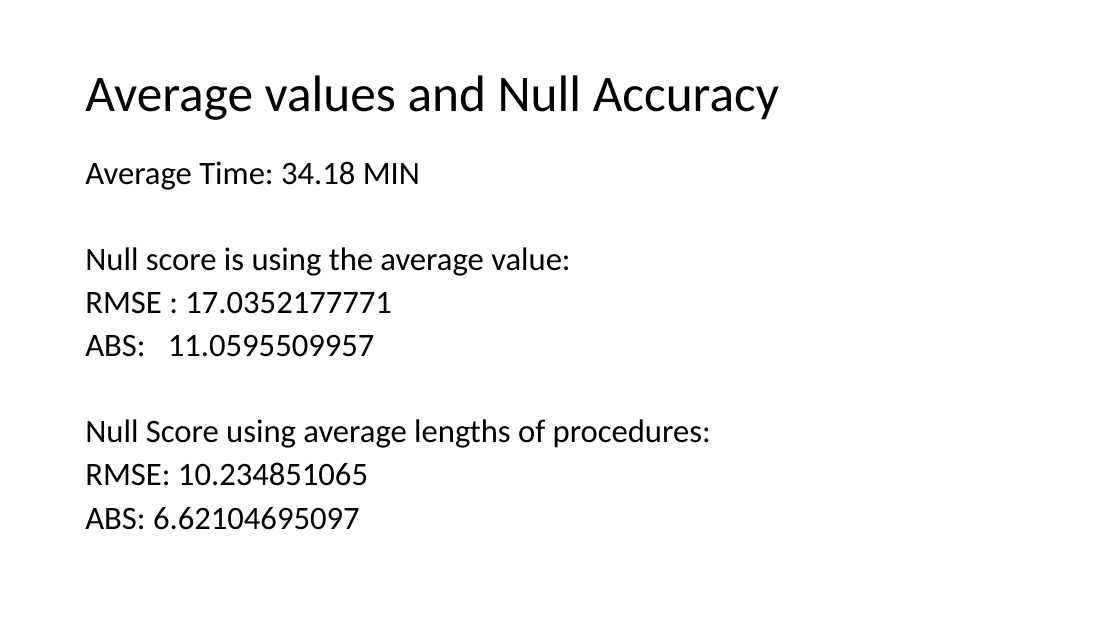
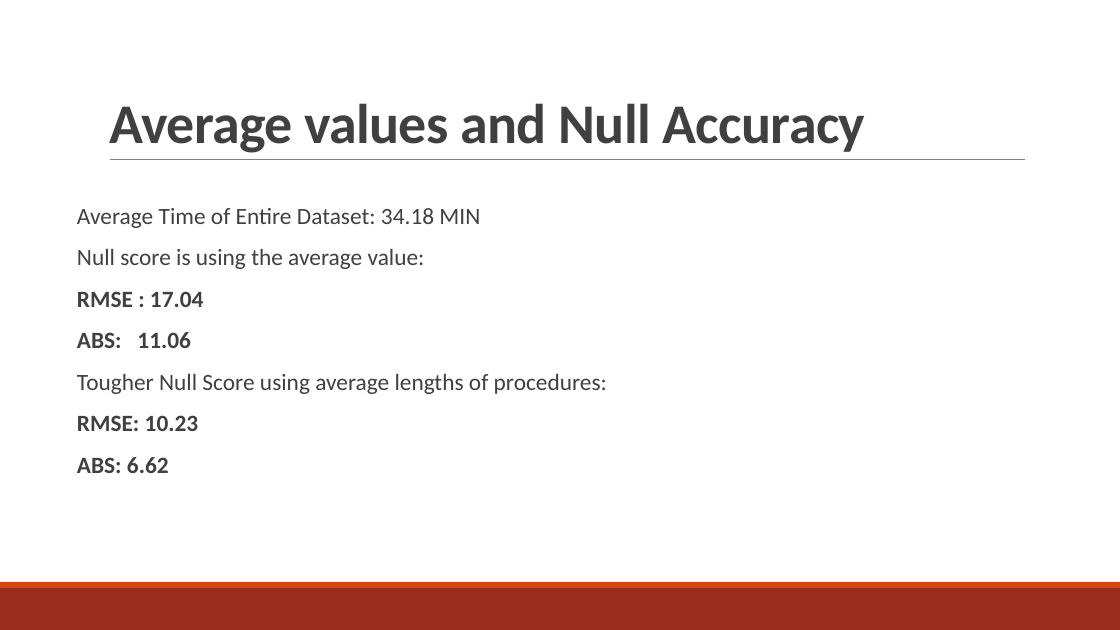
Before and after one commit to j-v-k/sfdat28, a slide deck: slide 13 of JVK-HOS Project/PREDICTING _PROCEDURE _TIMES.pptx (slide 9 before the commit). Drawn at 1120x630 pixels with LibreOffice and Linux fonts; fonts in the diff are those of the drawing. Boxes give left, top, right and bottom in pixels: in the first picture for what was removed or moved away, otherwise in the second. Text is boxed around its words. In the diff, an @@ line names an element or a change of style, - is before the commit and + after.

```diff
--- a/JVK-HOS Project/PREDICTING _PROCEDURE _TIMES.pptx
+++ b/JVK-HOS Project/PREDICTING _PROCEDURE _TIMES.pptx
@@ title "Average values and Null Accuracy" moved from (x1=85, y1=75, x2=779, y2=120) to (x1=109, y1=103, x2=866, y2=153) @@
@@ title "Average values and Null Accuracy" at (x1=109, y1=103, x2=866, y2=153): size 44 to 48 pt, text colour #000000 to #404040, letter spacing 0 to -0.5 pt, bold on; line spacing 0.9 to 0.85; vertical alignment middle to bottom @@
@@ line added from (110, 160) to (1026, 160), #808080 0.5 pt @@
@@ text at (x1=77, y1=208, x2=480, y2=228): text changed; size 28 to 20 pt; text colour #000000 to #404040 @@
-Average Time: 34.18 MIN
+Average Time of Entire Dataset: 34.18 MIN
@@ text at (x1=77, y1=249, x2=425, y2=269): size 28 to 20 pt, text colour #000000 to #404040 in "Null score is using the average value:"; line spacing 0.8 to 0.9; more space between paragraphs @@
@@ text at (x1=77, y1=291, x2=607, y2=473): text changed; size 28 to 20 pt; text colour #000000 to #404040 @@
-RMSE : 17.0352177771
-ABS: 11.0595509957
-Null Score using average lengths of procedures:
-RMSE: 10.234851065
-ABS: 6.62104695097
+RMSE : 17.04
+ABS: 11.06
+Tougher Null Score using average lengths of procedures:
+RMSE: 10.23
+ABS: 6.62
@@ rectangle added at (x1=0, y1=588, x2=1120, y2=630), fill #9B2D1F @@
@@ rectangle added at (x1=0, y1=582, x2=1120, y2=588), fill #D34817 @@
```
Also in this commit, not shown: 7 other slides changed, 16 slides added, 5 slides removed, 18 other files.
